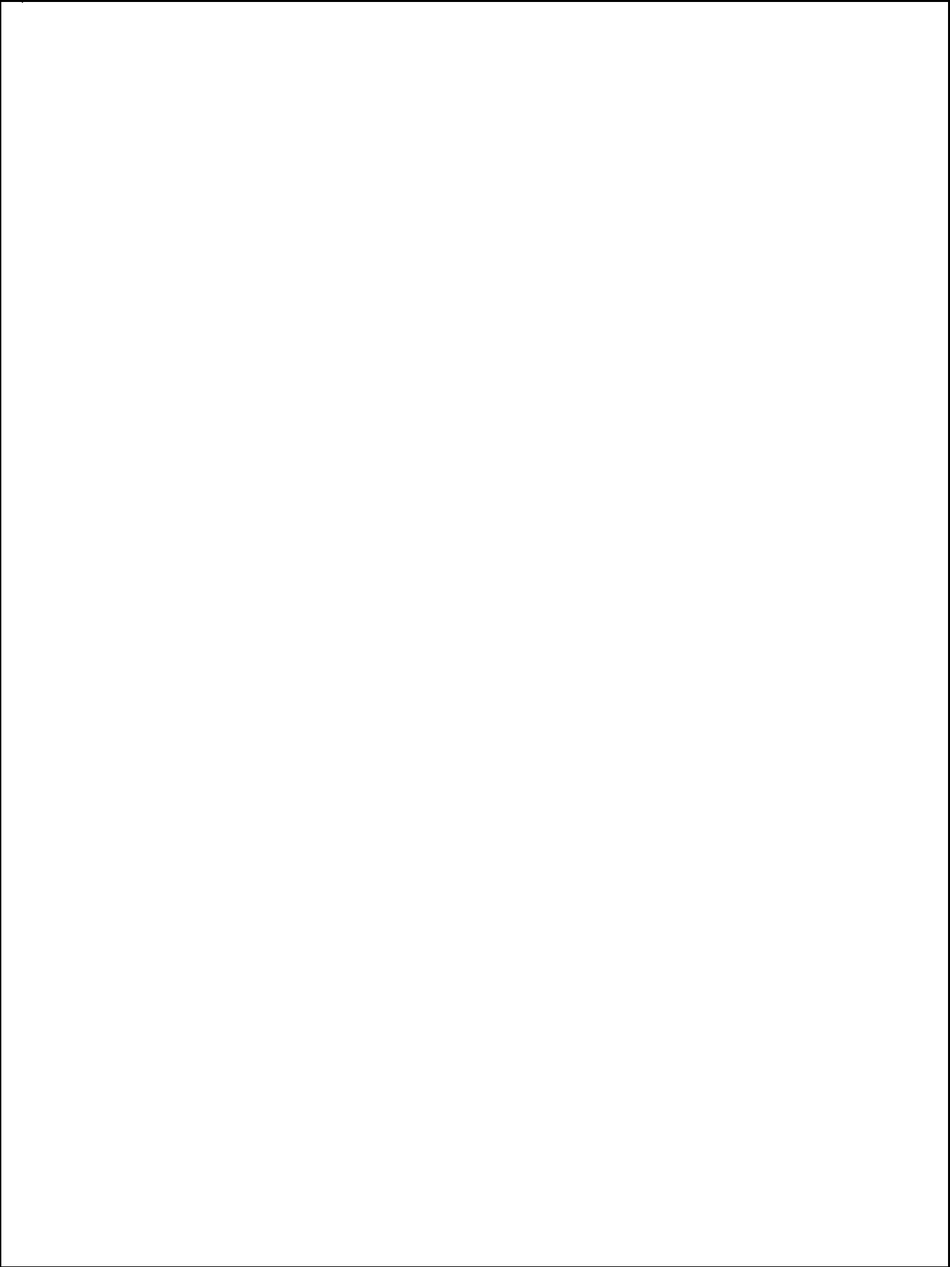
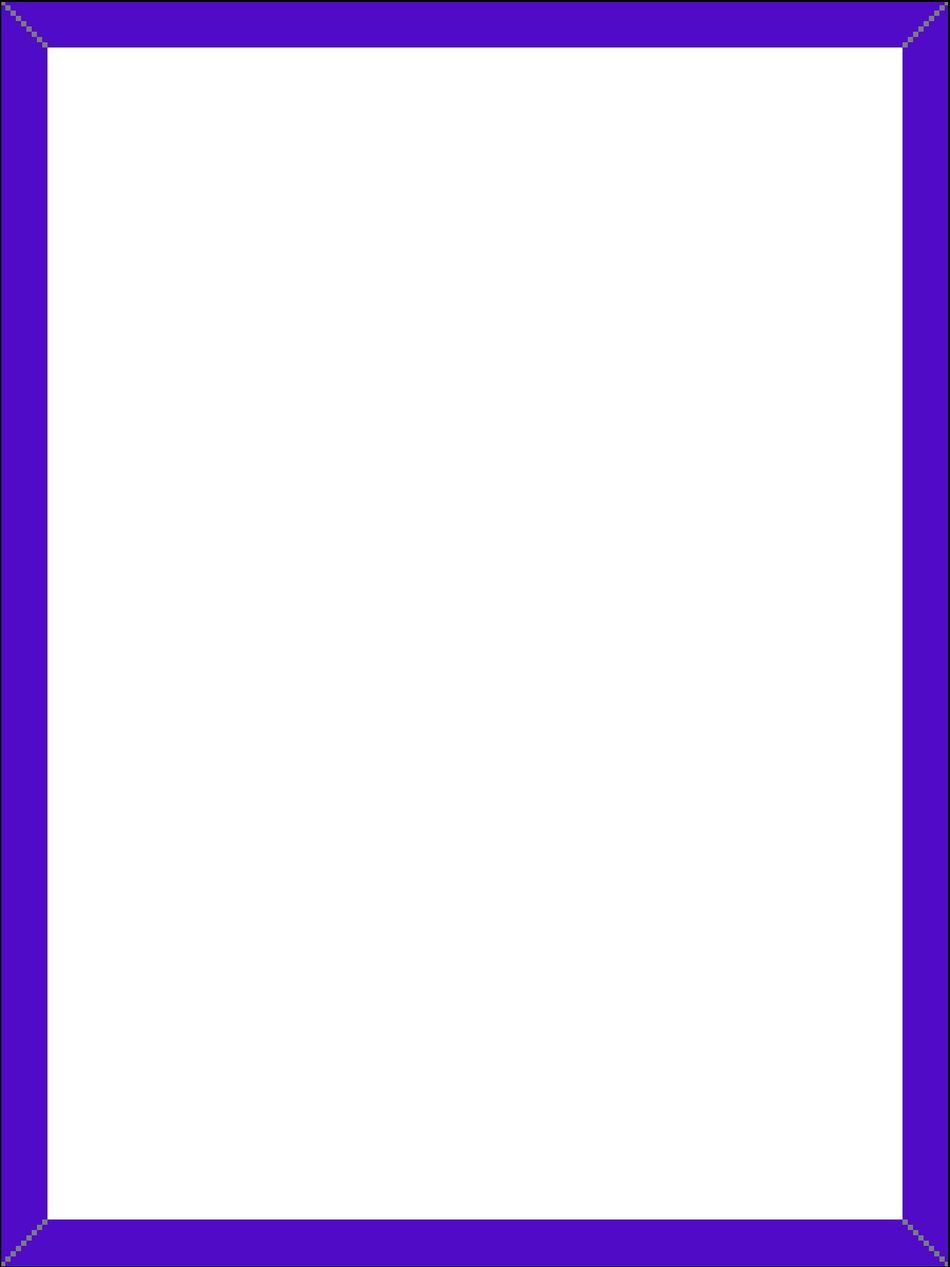
Layered file, before and after one edit (950 x 1267). Changes by layer:
added layer "personFrame.png" above "megahat" over [1, 1, 949, 1267]
